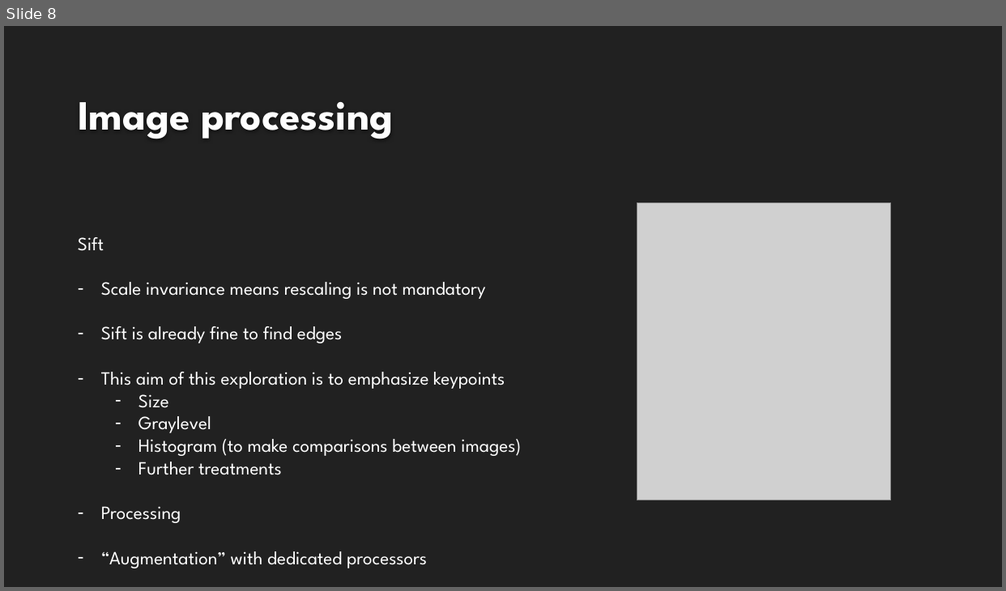
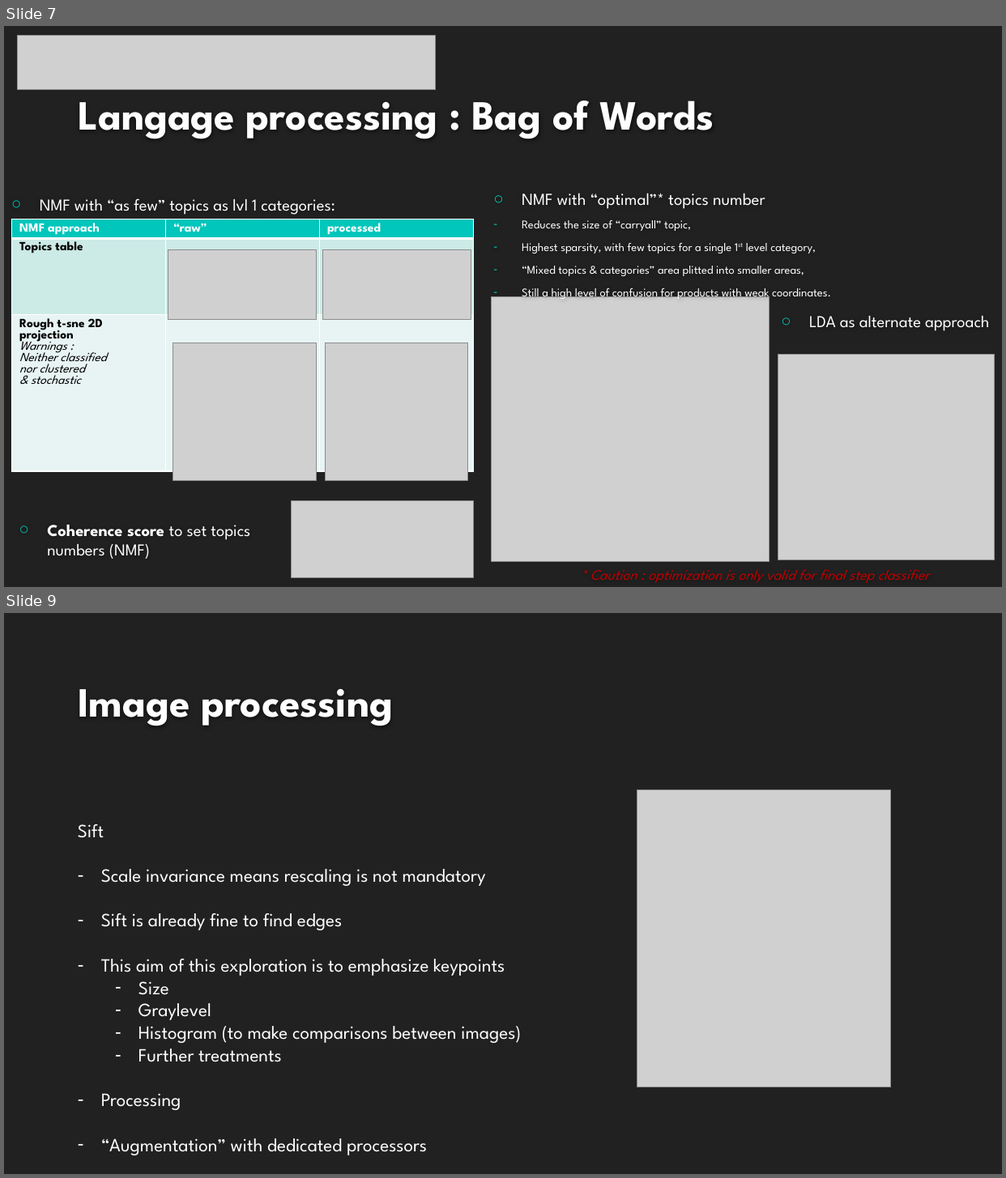
Before and after one commit to EtienneLardeur/P6_ClassificationEngine, a slide deck: P6_02_Support.pptx. Shown one above the other, each under a label of ours: slide 8 before the commit, slides 7 and 9 after it; the slides between them are not shown. The pictures are 1006x591 and 1006x1178 pixels, drawn with LibreOffice and Linux fonts; fonts in the diff are those of the drawing; grey boxes stand for pictures; background and template pictures are left out. Boxes give left, top, right and bottom in pixels: in the first picture for what was removed or moved away, otherwise in the second. Text is boxed around its words. In the diff, an @@ line names an element or a change of style, - is before the commit and + after.

Commit message:
Update P6_02_Support.pptx
firsts step described

```diff
--- a/P6_02_Support.pptx
+++ b/P6_02_Support.pptx
@@ slide 7 added at bbox=[4, 26, 1002, 587], background #212121 @@
@@ picture added at bbox=[18, 35, 436, 90] @@
@@ title added at bbox=[78, 88, 714, 139], 40 pt, text #FEFEFE, bold @@
+Langage processing : Bag of Words
@@ text added at bbox=[522, 193, 831, 301], 11.2 pt, text #FFFFFF @@
+○ NMF with “optimal”* topics number
+– Reduces the size of “carryall” topic,
+– Highest sparsity, with few topics for a single 1st level category,
+– “Mixed topics & categories” area plitted into smaller areas,
+– Still a high level of confusion for products with weak coordinates.
@@ table added at bbox=[12, 219, 475, 495], 3 rows, 3 columns @@
+NMF approach | “raw” | processed
+Topics table |  | 
+Rough t-sne 2D projection / Warnings : / Neither classified / nor clustered / & stochastic |  | 
@@ text added at bbox=[40, 199, 335, 215], 16 pt, text #FFFFFF @@
+○ NMF with “as few” topics as lvl 1 categories:
@@ picture added at bbox=[168, 250, 316, 319] @@
@@ picture added at bbox=[323, 250, 471, 319] @@
@@ picture added at bbox=[492, 297, 769, 562] @@
@@ text added at bbox=[809, 316, 989, 331], 16 pt, text #FFFFFF @@
+○ LDA as alternate approach
@@ picture added at bbox=[173, 344, 317, 481] @@
@@ picture added at bbox=[325, 344, 468, 481] @@
@@ picture added at bbox=[778, 355, 995, 561] @@
@@ picture added at bbox=[291, 501, 473, 578] @@
@@ text added at bbox=[47, 525, 250, 559], 16 pt, text #FFFFFF @@
+○ Coherence score to set topics numbers (NMF)
@@ text added at bbox=[590, 570, 930, 583], 14 pt, text #C00000, italic @@
+* Caution : optimization is only valid for final step classifier
@@ what was slide 8 is now slide 9 @@
```
Also in this commit, not shown: 1 slide changed, 3 other slides added, 1 slide removed.
